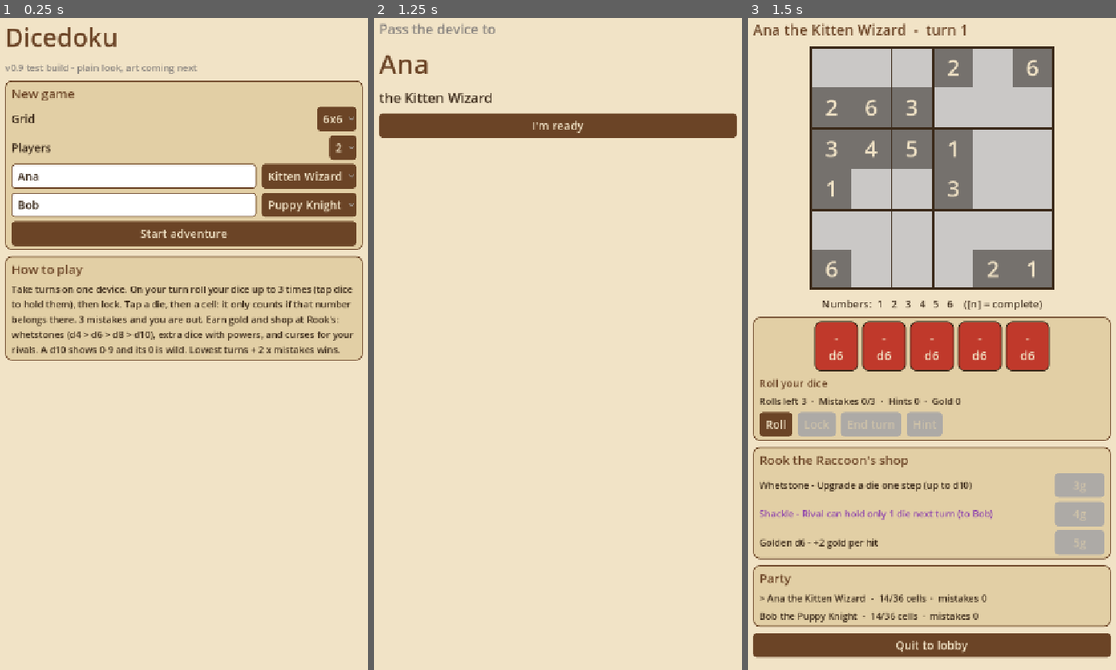
Above: before the commit, frames 1-3 (left to right).
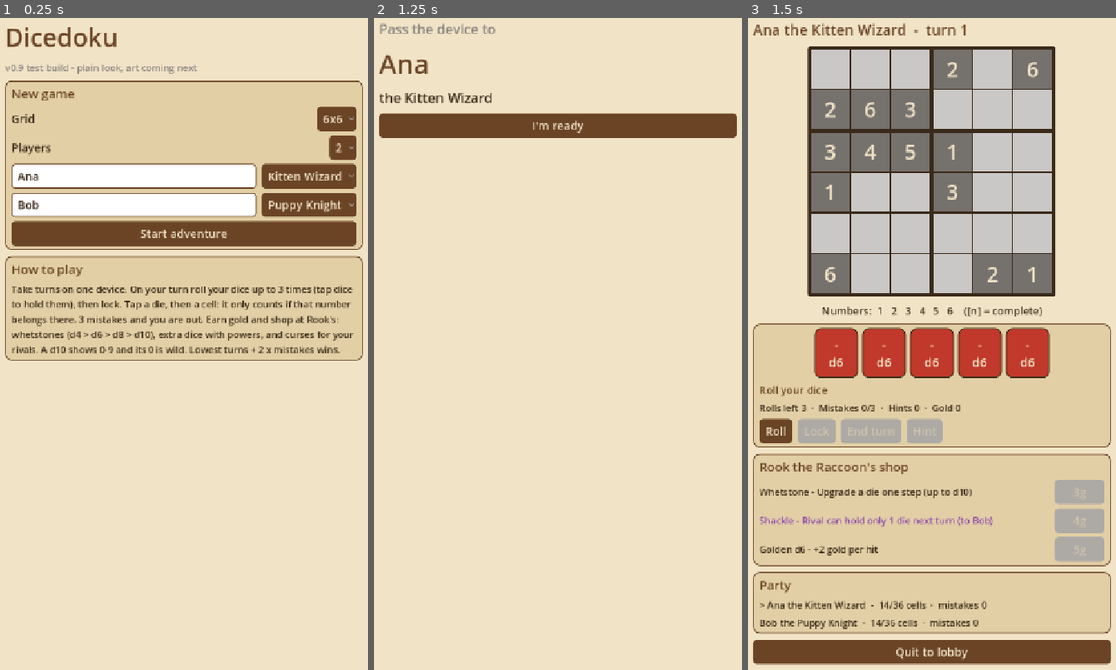
Above: after the commit, the same moments.

Repository: Eddie-Oliveira/dicedoku
Game: Godot game, scene res://ui/main.tscn
Two runs of this game, one before a commit and one after it. Both use one fixed random seed, a clock stepped at 60 frames per second and the inputs below.
Inputs:
- Up to frame 1 (0.25 s): no input
- Up to frame 2 (1.25 s): click "Start adventure" at 0.5 s
- Up to frame 3 (1.5 s): click "I'm ready" at 1.25 s

Frames 1-2 are identical in both runs. In frame 3, 22% of the frame differs, in the area x 1-99%, y 4-100%.

Commit message:
fix: board lines vanished when scaled (1 px borders); draw them as 3/7 px gaps
Co-Authored-By: Claude Opus 5.5 <noreply@anthropic.com>
Claude-Session: https://claude.ai/code/session_01XSUQGHsYJzJXVrGL9UwgUn

Diff:
--- a/godot/tests/shots.gd
+++ b/godot/tests/shots.gd
@@ -45,6 +45,10 @@
 	await snap("04_placing")
 	await snap("05_shop", 1000)
 	await snap("06_party", 4000)
+	# phone-sized window: every grid line must still show
+	root.size = Vector2i(390, 844)
+	await snap("08_board_phone")
+	root.size = Vector2i(720, 1280)
 	g.over = true
 	g.players[0].done = true
 	g.players[0].turn = 18
--- a/godot/tests/test_ui.gd
+++ b/godot/tests/test_ui.gd
@@ -103,3 +103,25 @@
 		t.check(ui.screen == "results", "%dx%d with %d players reaches results (guard %d)" % [cfg[0], cfg[0], cfg[1], guard])
 		print("  UI game %dx%d, %d players: %d turns taken" % [cfg[0], cfg[0], cfg[1], guard])
 		ui.queue_free()
+
+func test_board_layout(t) -> void:
+	# Every cell button sits in the box it belongs to, in reading order (cell index = row * n + col).
+	for n in [4, 6, 9]:
+		var ui = make_ui(t)
+		ui.start_game(n, seats(1), 3, 3)
+		ui.show_game()
+		var g: Game = ui.game
+		var found := 0
+		for i in n * n:
+			var b: Button = ui.find_child("cell_%d" % i, true, false)
+			if b == null:
+				continue
+			found += 1
+			var box: GridContainer = b.get_parent()
+			var k := b.get_index()
+			var y := i / n
+			var x := i % n
+			t.check(k == (y % g.br) * g.bc + (x % g.bc), "%dx%d cell %d in wrong spot inside its box" % [n, n, i])
+			t.check(box.get_index() == (y / g.br) * (n / g.bc) + x / g.bc, "%dx%d cell %d in wrong box" % [n, n, i])
+		t.check(found == n * n, "%dx%d: all %d cells present (%d)" % [n, n, n * n, found])
+		ui.queue_free()
--- a/godot/ui/main.gd
+++ b/godot/ui/main.gd
@@ -303,44 +303,63 @@
 		return "Roll your dice"
 	return "Tap dice to hold, then Roll again or Lock"
 
+## Board = dark frame; boxes are separated by thick gaps and cells by thin gaps, so the lines are the
+## background showing through. Gaps of 3/7 px survive any screen scaling (1 px borders vanished on phones).
 func _board(p: PlayerState) -> void:
 	var n := game.size
+	var thin := 3
+	var thick := 7
+	var px := int(min(74.0, (660.0 - thick * (n / game.bc + 1) - thin * n) / n))
+	var sv: int = p.dv[sel] if sel >= 0 and sel < p.dv.size() else 0
+	var frame := PanelContainer.new()
+	var fsb := StyleBoxFlat.new()
+	fsb.bg_color = C_INK
+	fsb.set_corner_radius_all(6)
+	fsb.content_margin_left = thick
+	fsb.content_margin_right = thick
+	fsb.content_margin_top = thick
+	fsb.content_margin_bottom = thick
+	frame.add_theme_stylebox_override("panel", fsb)
+	var boxes := GridContainer.new()
+	boxes.columns = n / game.bc
+	boxes.add_theme_constant_override("h_separation", thick)
+	boxes.add_theme_constant_override("v_separation", thick)
+	for by in n / game.br:
+		for bx in n / game.bc:
+			var box := GridContainer.new()
+			box.columns = game.bc
+			box.add_theme_constant_override("h_separation", thin)
+			box.add_theme_constant_override("v_separation", thin)
+			for a in game.br:
+				for c in game.bc:
+					box.add_child(_cell(p, (by * game.br + a) * n + bx * game.bc + c, px, sv))
+			boxes.add_child(box)
+	frame.add_child(boxes)
 	var cc := CenterContainer.new()
-	var grid := GridContainer.new()
-	grid.columns = n
-	grid.add_theme_constant_override("h_separation", 0)
-	grid.add_theme_constant_override("v_separation", 0)
-	var px := int(min(78.0, 664.0 / n))
-	var sv: int = p.dv[sel] if sel >= 0 and sel < p.dv.size() else 0
-	for i in n * n:
-		var v: int = p.grid[i]
-		var given: bool = game.puz[i] != 0
-		var y := i / n
-		var x := i % n
-		var b := Button.new()
-		b.custom_minimum_size = Vector2(px, px)
-		b.text = str(v) if v != 0 else ""
-		var bgc := C_STONE.darkened(0.15) if given else C_STONE.lightened(0.55)
-		if v == 0 and sv > 0 and game.legal(p, i, sv):
-			bgc = C_TORCH.lightened(0.25)
-		var sb := StyleBoxFlat.new()
-		sb.bg_color = bgc
-		sb.border_color = C_INK
-		sb.border_width_left = 4 if x % game.bc == 0 else 1
-		sb.border_width_top = 4 if y % game.br == 0 else 1
-		sb.border_width_right = 4 if x == n - 1 else 0
-		sb.border_width_bottom = 4 if y == n - 1 else 0
-		for st in ["normal", "hover", "pressed", "disabled"]:
-			b.add_theme_stylebox_override(st, sb)
-		b.add_theme_stylebox_override("focus", StyleBoxEmpty.new())
-		var fc := C_PARCH if given else C_GLOW
-		for st in ["font_color", "font_hover_color", "font_pressed_color"]:
-			b.add_theme_color_override(st, fc)
-		b.add_theme_font_size_override("font_size", int(px * 0.55))
-		b.pressed.connect(_on_cell.bind(i))
-		grid.add_child(b)
-	cc.add_child(grid)
+	cc.add_child(frame)
 	body.add_child(cc)
+
+func _cell(p: PlayerState, i: int, px: int, sv: int) -> Button:
+	var v: int = p.grid[i]
+	var given: bool = game.puz[i] != 0
+	var b := Button.new()
+	b.name = "cell_%d" % i
+	b.custom_minimum_size = Vector2(px, px)
+	b.text = str(v) if v != 0 else ""
+	var bgc := C_STONE.darkened(0.15) if given else C_STONE.lightened(0.55)
+	if v == 0 and sv > 0 and game.legal(p, i, sv):
+		bgc = C_TORCH.lightened(0.25)
+	var sb := StyleBoxFlat.new()
+	sb.bg_color = bgc
+	for st in ["normal", "hover", "pressed", "disabled"]:
+		b.add_theme_stylebox_override(st, sb)
+	b.add_theme_stylebox_override("focus", StyleBoxEmpty.new())
+	var fc := C_PARCH if given else C_GLOW
+	for st in ["font_color", "font_hover_color", "font_pressed_color"]:
+		b.add_theme_color_override(st, fc)
+	b.add_theme_font_size_override("font_size", int(px * 0.55))
+	b.pressed.connect(_on_cell.bind(i))
+	return b
 
 func _tracker(p: PlayerState) -> void:
 	var parts := []
